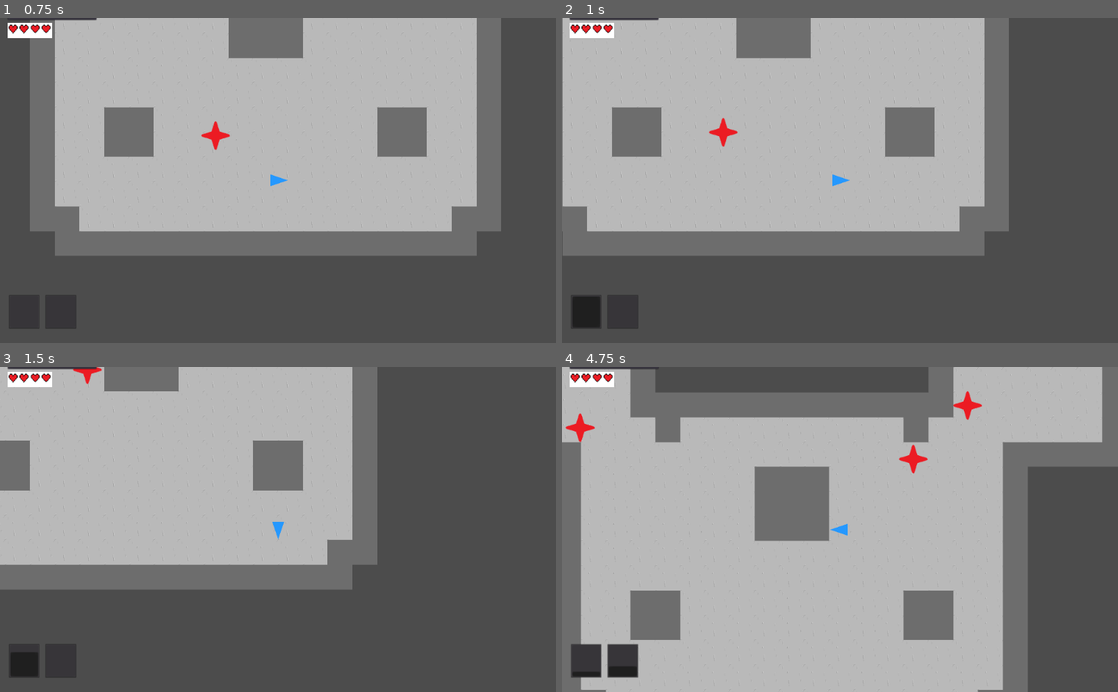
Above: before the commit, frames 1-4 (two rows, left to right).
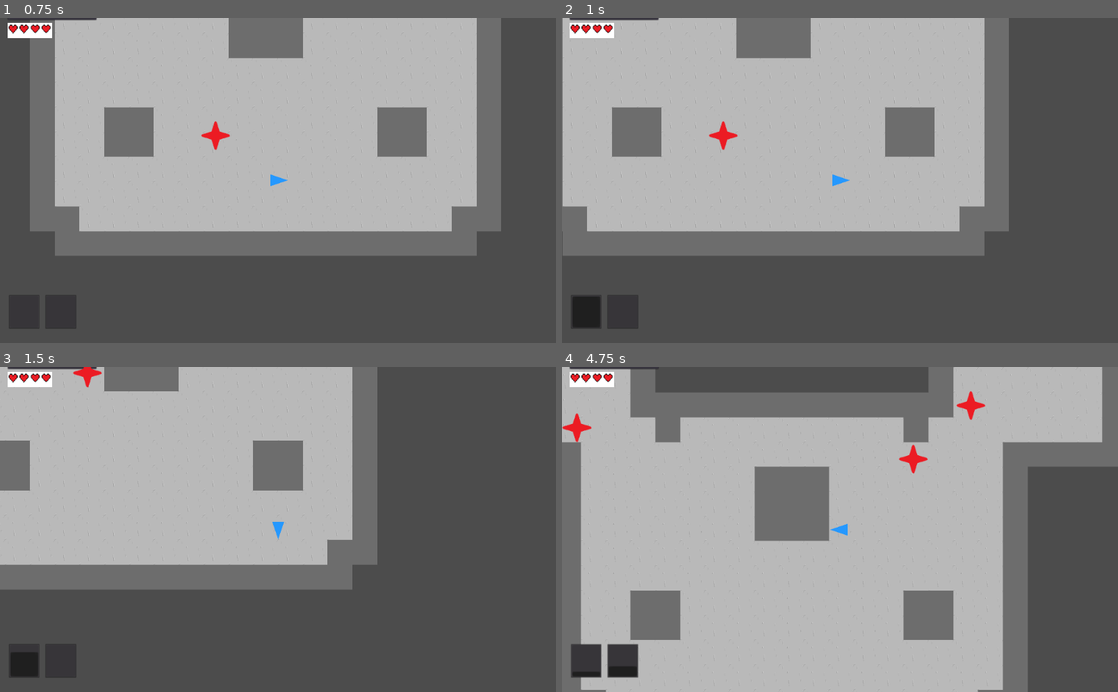
Above: after the commit, the same moments.

Repository: steagray/FA22-Senior-Design
Game: Godot game, scene res://Scenes/Enemy Test Scene.tscn
Two runs of this game, one before a commit and one after it. Both use one fixed random seed, a clock stepped at 60 frames per second and the inputs below.
Inputs:
- Up to frame 1 (0.75 s): tap Enter at 0.5 s; hold Right (ui_right) from 0.53 s (still down); hold Z (spell_one) from 0.53 s (still down)
- Up to frame 2 (1 s): keep holding Right (ui_right); keep holding Z (spell_one)
- Up to frame 3 (1.5 s): release Right (ui_right) at 1.28 s; release Z (spell_one) at 1.28 s; hold Down (ui_down) from 1.28 s (still down); tap X (spell_two) at 1.35 s
- Up to frame 4 (4.75 s): tap Space at 2 s; release Down (ui_down) at 2.03 s; hold Right (ui_right) 2.03-2.78 s; hold Z (spell_one) 2.03-2.78 s; tap Enter at 2.75 s; hold Up (ui_up) 2.78-3.53 s; tap X (spell_two) at 2.85, 4.35 s; hold Z (spell_one) 3.53-4.28 s; hold Left (ui_left) from 3.53 s (still down)

Frame 1 is identical in both runs. In frame 2, 0.1% of the frame differs, in the area x 26-32%, y 30-41%; in frame 3, 0.1%; in frame 4, 0.3%, in the area x 0-77%, y 7-24%.

Commit message:
tutorial progress

Diff:
--- a/Scenes/MeleeTank1.tscn
+++ b/Scenes/MeleeTank1.tscn
@@ -7,6 +7,7 @@
 radius = 37.0
 
 [node name="MeleeTank1" type="KinematicBody2D"]
+collision_layer = 2
 script = ExtResource( 2 )
 
 [node name="Sprite" type="Sprite" parent="."]
@@ -20,6 +21,7 @@
 
 [node name="Hitbox" type="Area2D" parent="."]
 position = Vector2( 0, -1.5 )
+collision_layer = 2
 
 [node name="M_T_1_Hitbox" type="CollisionPolygon2D" parent="Hitbox"]
 position = Vector2( -335.186, 393 )
--- a/Scenes/Tutorial.tscn
+++ b/Scenes/Tutorial.tscn
@@ -6,6 +6,9 @@
 [ext_resource path="res://Scripts/Tutorial.gd" type="Script" id=5]
 
 [sub_resource type="ConvexPolygonShape2D" id=6]
+points = PoolVector2Array( 64, 64, 0, 64, 0, 0, 64, 0 )
+
+[sub_resource type="ConvexPolygonShape2D" id=8]
 points = PoolVector2Array( 64, 64, 0, 64, 0, 0, 64, 0 )
 
 [sub_resource type="TileSet" id=5]
@@ -58,6 +61,27 @@
 2/shape_one_way_margin = 0.0
 2/shapes = [  ]
 2/z_index = 0
+3/name = "TutorailTilesetTest.png 3"
+3/texture = ExtResource( 3 )
+3/tex_offset = Vector2( 0, 0 )
+3/modulate = Color( 1, 1, 1, 1 )
+3/region = Rect2( 192, 0, 64, 64 )
+3/tile_mode = 0
+3/occluder_offset = Vector2( 0, 0 )
+3/navigation_offset = Vector2( 0, 0 )
+3/shape_offset = Vector2( 0, 0 )
+3/shape_transform = Transform2D( 1, 0, 0, 1, 0, 0 )
+3/shape = SubResource( 8 )
+3/shape_one_way = false
+3/shape_one_way_margin = 1.0
+3/shapes = [ {
+"autotile_coord": Vector2( 0, 0 ),
+"one_way": false,
+"one_way_margin": 1.0,
+"shape": SubResource( 8 ),
+"shape_transform": Transform2D( 1, 0, 0, 1, 0, 0 )
+} ]
+3/z_index = 0
 
 [sub_resource type="RectangleShape2D" id=7]
 extents = Vector2( 95.25, 352.5 )
@@ -69,8 +93,9 @@
 [node name="TileMap" type="TileMap" parent="."]
 position = Vector2( 355, 455 )
 tile_set = SubResource( 5 )
+collision_mask = 3
 format = 1
-tile_data = PoolIntArray( -1507341, 0, 0, -1507340, 0, 0, -1 …(68781 unchanged characters)…  0, 720962, 0, 0, 720963, 0, 0, 720964, 2, 0, 720965, 2, 0, 720966, 2, 0, 720967, 0, 0, 720968, 0, 0, 720969, …(59997 unchanged characters)…
+tile_data = PoolIntArray( -1507341, 0, 0, -1507340, 0, 0, -1 …(68781 unchanged characters)…  0, 720962, 0, 0, 720963, 0, 0, 720964, 3, 0, 720965, 3, 0, 720966, 3, 0, 720967, 0, 0, 720968, 0, 0, 720969, …(59997 unchanged characters)…
 
 [node name="Button" type="Button" parent="."]
 margin_left = 24.0
@@ -81,6 +106,7 @@
 
 [node name="KinematicPlayer2D" parent="." instance=ExtResource( 1 )]
 position = Vector2( 381, 303 )
+collision_mask = 3
 
 [node name="OverworldLoad" type="Area2D" parent="."]
 position = Vector2( 0, -4 )
@@ -91,11 +117,14 @@
 
 [node name="MeleeTank1" parent="." instance=ExtResource( 2 )]
 position = Vector2( 4377, -128 )
+collision_layer = 2
+
+[node name="MeleeTank2" parent="." instance=ExtResource( 2 )]
+position = Vector2( 5102, 109 )
+collision_layer = 2
 
 [node name="MeleeTank3" parent="." instance=ExtResource( 2 )]
 position = Vector2( 4586, 791 )
-
-[node name="MeleeTank2" parent="." instance=ExtResource( 2 )]
-position = Vector2( 5102, 109 )
+collision_layer = 2
 
 [connection signal="body_entered" from="OverworldLoad" to="." method="_on_OverworldLoad_body_entered"]
--- a/Scripts/Tutorial.gd
+++ b/Scripts/Tutorial.gd
@@ -8,8 +8,9 @@
 
 # Called when the node enters the scene tree for the first time.
 func _enter_tree():
-	for i in range(1,3):
+	for i in range(1,4):
 		get_node("MeleeTank" + str(i)).speed = 250
+		get_node("MeleeTank" + str(i)).setAggro(0)
 	# Creates a random permutation of the values 1-4 in an array that will define the order elements are offered
 	randomize()
 	while elemOrder.size() < 4:
--- a/Scripts/tanky_melee_enemy.gd
+++ b/Scripts/tanky_melee_enemy.gd
@@ -19,7 +19,7 @@
 func _exit_tree():
 	pass
 
-func _process(delta):
+func _physics_process(delta):
 	move_and_slide(velocity)
 	if get_slide_count() != 0:
 		if get_slide_collision(get_slide_count() - 1).collider_id == player.get_instance_id():
Not shown: 1 places in Scenes/Enemy Test Scene.tscn that only renumber resources
Not shown: 1 places in Scenes/Tutorial.tscn that only renumber resources
